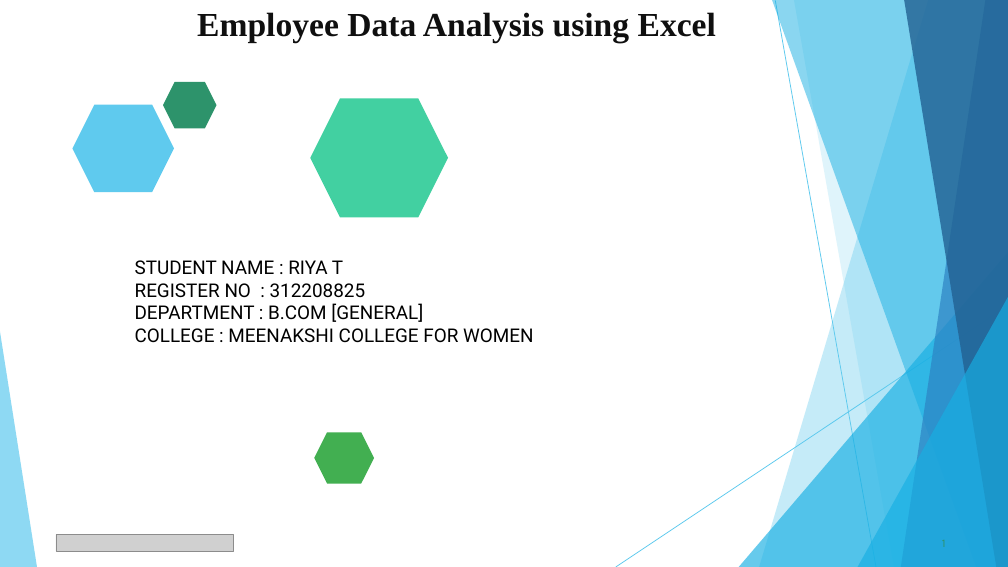
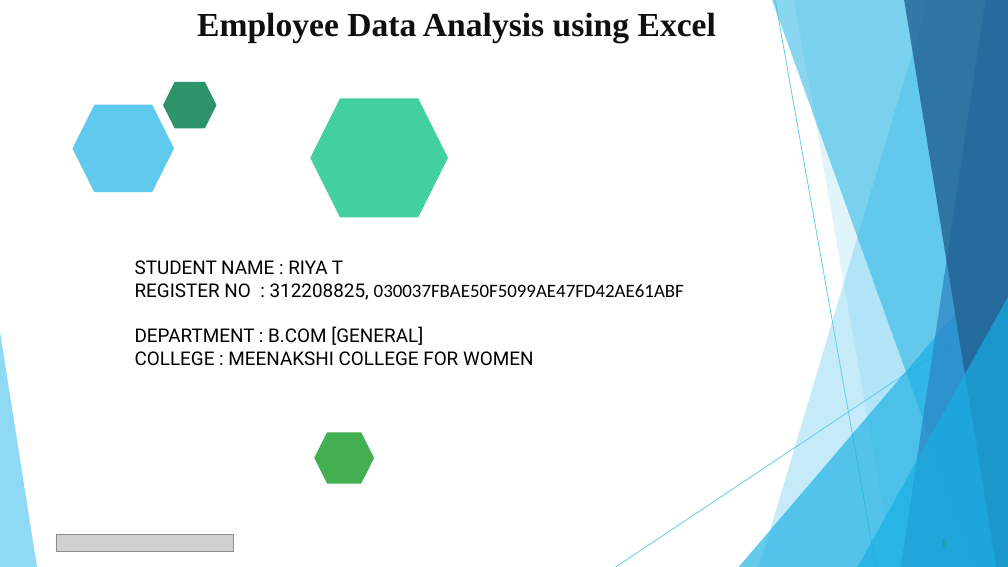
Before and after one commit to RIYA12345780/TNSDC-DATA-ANALYTICS, a slide deck: slide 1 of Employee_Data_Analysis_2 (1).pptx. Drawn at 1008x567 pixels with LibreOffice and Linux fonts; fonts in the diff are those of the drawing; grey boxes stand for pictures. Boxes give left, top, right and bottom in pixels: in the first picture for what was removed or moved away, otherwise in the second. Text is boxed around its words. In the diff, an @@ line names an element or a change of style, - is before the commit and + after.

```diff
--- a/Employee_Data_Analysis_2 (1).pptx
+++ b/Employee_Data_Analysis_2 (1).pptx
@@ text at (135,283,684,300): text changed; font Roboto to Calibri @@
-REGISTER NO : 312208825
+REGISTER NO : 312208825, 030037FBAE50F5099AE47FD42AE61ABF
```
